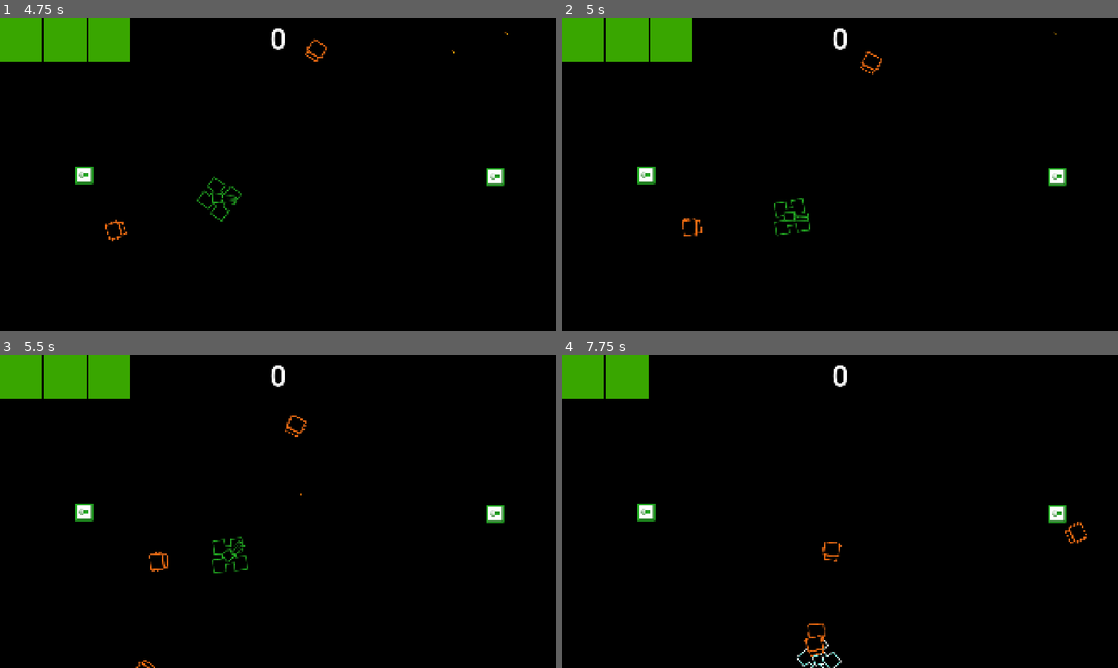
Above: before the commit, frames 1-4 (two rows, left to right).
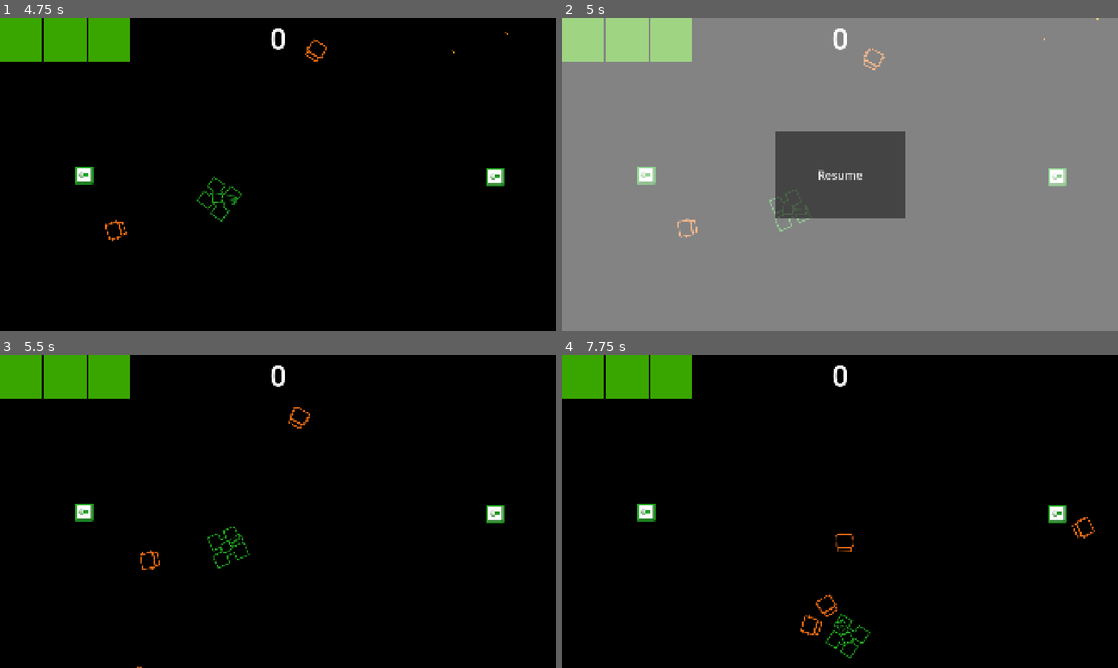
Above: after the commit, the same moments.

Repository: wlotter/godot-vector-tank
Game: Godot game, scene res://main.tscn
The game is run twice, just before and just after one commit, with the same random seed, the same clock (stepped at 60 frames per second) and the same inputs.
Inputs (mouse positions are in pixels of both pictures, inside the frame that each line leads up to):
- Up to frame 1 (4.75 s): click "Start" at 0.5 s; tap Enter at 1.25 s; move the mouse to (400, 158) at 1.27 s; hold W (move forwards) 1.28-2.03 s; hold A (rotate anticlockwise) 1.28-2.03 s; move the mouse to (166, 190) at 2.02 s; hold S (move backwards) 2.03-2.78 s; tap D (rotate clockwise) at 2.1 s; move the mouse to (333, 105) at 2.77 s; press the mouse at (333, 105) at 2.78 s; hold W (move forwards) 2.78-4.28 s; move the mouse to (250, 237) at 3.52 s; release the mouse at (250, 237) at 3.53 s; tap A (rotate anticlockwise) at 3.6 s; move the mouse to (444, 221) at 4.27 s; hold S (move backwards) from 4.28 s (still down); hold D (rotate clockwise) from 4.28 s (still down)
- Up to frame 2 (5 s): keep holding S (move backwards); keep holding D (rotate clockwise); tap Escape (pause game, bound only after the commit) at 4.9 s
- Up to frame 3 (5.5 s): release S (move backwards) at 5 s; release D (rotate clockwise) at 5 s; click (278, 511) at 5 s, where only the run after the commit has a clickable "Resume"
- Up to frame 4 (7.75 s): move the mouse to (673, 464) at 5.77 s; hold S (move backwards) 5.78-7.28 s; click (673, 464) at 5.85 s; move the mouse to (867, 511) at 6.52 s; hold A (rotate anticlockwise) 6.53-7.28 s; move the mouse to (756, 433) at 7.27 s; hold W (move forwards) from 7.28 s (still down); tap D (rotate clockwise) at 7.35 s

Frame 1 is identical in both runs. In frame 2, 100% of the frame differs, in the area x 0-100%, y 0-100%; in frame 3, 0.7%; in frame 4, 2.0%.

Commit message:
add pause menu

Diff:
--- a/battle.gd
+++ b/battle.gd
@@ -13,7 +13,9 @@
 
 # Called every frame. 'delta' is the elapsed time since the previous frame.
 func _process(delta: float) -> void:
-	pass
+	if Input.is_action_just_pressed("pause game"):
+		mount_pause_menu()
+		get_tree().paused = true
 
 
 func _on_enemy_killed(kill_score):
@@ -41,3 +43,8 @@
 func _on_enemy_spawn_rampup_timer_timeout() -> void:
 	# Reduce time between enemy spawns
 	$EnemySpawnPath/EnemySpawnTimer.wait_time *= 0.9
+
+
+func mount_pause_menu() -> void:
+	var pause_menu = load("res://scenes/ui/pause_menu.tscn")
+	add_child(pause_menu.instantiate())
--- a/battle.tscn
+++ b/battle.tscn
@@ -2,7 +2,7 @@
 
 [ext_resource type="Script" uid="uid://b0v6hvmikp60t" path="res://battle.gd" id="1_8lvy3"]
 [ext_resource type="PackedScene" uid="uid://dupeim4n8n1au" path="res://scenes/player/tank.tscn" id="1_n51mc"]
-[ext_resource type="PackedScene" uid="uid://c27cywm3ysmjc" path="res://scenes/enemies/enemy.tscn" id="2_i431l"]
+[ext_resource type="PackedScene" uid="uid://c27cywm3ysmjc" path="res://scenes/enemies/enemy_truck.tscn" id="2_i431l"]
 [ext_resource type="PackedScene" uid="uid://da4ntn2dywxwi" path="res://scenes/player/power_up.tscn" id="4_6t8i5"]
 [ext_resource type="PackedScene" uid="uid://d0wg2j6y5d4x1" path="res://hud.tscn" id="5_ei00m"]
 
--- a/player_bullet.gd
+++ b/player_bullet.gd
@@ -13,7 +13,7 @@
 
 
 # Called every frame. 'delta' is the elapsed time since the previous frame.
-func _process(delta: float) -> void:
+func _physics_process(delta: float) -> void:
 	position += velocity * delta
 
 
--- a/project.godot
+++ b/project.godot
@@ -49,6 +49,11 @@
 "events": [Object(InputEventKey,"resource_local_to_scene":false,"resource_name":"","device":-1,"window_id":0,"alt_press …(192 unchanged characters)…
 ]
 }
+"pause game"={
+"deadzone": 0.2,
+"events": [Object(InputEventKey,"resource_local_to_scene":false,"resource_name":"","device":-1,"window_id":0,"alt_pressed":false,"shift_pressed":false,"ctrl_pressed":false,"meta_pressed":false,"pressed":false,"keycode":0,"physical_keycode":4194305,"key_label":0,"unicode":0,"location":0,"echo":false,"script":null)
+]
+}
 
 [layer_names]
 
--- a/scenes/enemies/enemy_spawner.tscn
+++ b/scenes/enemies/enemy_spawner.tscn
@@ -2,7 +2,7 @@
 
 [ext_resource type="Script" uid="uid://dvun0n32dxd08" path="res://scenes/enemies/enemy_spawner.gd" id="1_lmrsb"]
 [ext_resource type="Texture2D" uid="uid://dfreo4dy43rio" path="res://assets/enemy-spawner.png" id="1_nsgdp"]
-[ext_resource type="PackedScene" uid="uid://c27cywm3ysmjc" path="res://scenes/enemies/enemy.tscn" id="2_pyd4i"]
+[ext_resource type="PackedScene" uid="uid://c27cywm3ysmjc" path="res://scenes/enemies/enemy_truck.tscn" id="2_pyd4i"]
 
 [node name="EnemySpawner" type="Node2D"]
 script = ExtResource("1_lmrsb")
--- a/scenes/enemies/enemy.tscn
+++ b/scenes/enemies/enemy_truck.tscn
@@ -1,7 +1,7 @@
 [gd_scene load_steps=4 format=3 uid="uid://c27cywm3ysmjc"]
 
-[ext_resource type="Script" uid="uid://bm0cywxx5ld7c" path="res://scenes/enemies/enemy.gd" id="1_4gyqm"]
-[ext_resource type="Texture2D" uid="uid://dmxkpd411q3dh" path="res://assets/enemy-truck.png" id="1_7k104"]
+[ext_resource type="Script" uid="uid://bm0cywxx5ld7c" path="res://scenes/enemies/enemy_truck.gd" id="1_11ey1"]
+[ext_resource type="Texture2D" uid="uid://dmxkpd411q3dh" path="res://assets/enemy-truck.png" id="2_2kak0"]
 
 [sub_resource type="RectangleShape2D" id="RectangleShape2D_7k104"]
 size = Vector2(64, 64)
@@ -9,12 +9,12 @@
 [node name="Enemy" type="Area2D" groups=["enemies"]]
 collision_layer = 2
 collision_mask = 4
-script = ExtResource("1_4gyqm")
+script = ExtResource("1_11ey1")
 
 [node name="Sprite2D" type="Sprite2D" parent="."]
 rotation = 1.5708
 scale = Vector2(2, 2)
-texture = ExtResource("1_7k104")
+texture = ExtResource("2_2kak0")
 
 [node name="CollisionShape2D" type="CollisionShape2D" parent="."]
 shape = SubResource("RectangleShape2D_7k104")
--- /dev/null
+++ b/scenes/ui/pause_menu.gd
@@ -0,0 +1,21 @@
+extends Control
+
+
+# Called when the node enters the scene tree for the first time.
+func _ready() -> void:
+	pass # Replace with function body.
+
+
+# Called every frame. 'delta' is the elapsed time since the previous frame.
+func _process(delta: float) -> void:
+	if Input.is_action_just_pressed("pause game"):
+		unpause()
+
+
+func _on_button_button_up() -> void:
+	unpause()
+
+
+func unpause() -> void:
+	get_tree().paused = false
+	queue_free()
--- /dev/null
+++ b/scenes/ui/pause_menu.tscn
@@ -0,0 +1,41 @@
+[gd_scene load_steps=2 format=3 uid="uid://drtsng0l6w80l"]
+
+[ext_resource type="Script" uid="uid://bn5yibi6fi7nv" path="res://scenes/ui/pause_menu.gd" id="1_6tw0m"]
+
+[node name="PauseMenu" type="Control"]
+process_mode = 2
+layout_mode = 3
+anchors_preset = 15
+anchor_right = 1.0
+anchor_bottom = 1.0
+grow_horizontal = 2
+grow_vertical = 2
+script = ExtResource("1_6tw0m")
+
+[node name="CanvasLayer" type="CanvasLayer" parent="."]
+
+[node name="ColorRect" type="ColorRect" parent="CanvasLayer"]
+anchors_preset = 15
+anchor_right = 1.0
+anchor_bottom = 1.0
+grow_horizontal = 2
+grow_vertical = 2
+color = Color(1, 1, 1, 0.513726)
+
+[node name="Button" type="Button" parent="CanvasLayer"]
+custom_minimum_size = Vector2(450, 300)
+anchors_preset = 8
+anchor_left = 0.5
+anchor_top = 0.5
+anchor_right = 0.5
+anchor_bottom = 0.5
+offset_left = -225.0
+offset_top = -150.0
+offset_right = 225.0
+offset_bottom = 150.0
+grow_horizontal = 2
+grow_vertical = 2
+theme_override_font_sizes/font_size = 40
+text = "Resume"
+
+[connection signal="button_up" from="CanvasLayer/Button" to="." method="_on_button_button_up"]
Binary file added: assets/enemies/enemy-tank.aseprite
Renamed: scenes/enemies/enemy.gd -> scenes/enemies/enemy_truck.gd
Renamed: scenes/enemies/enemy.gd.uid -> scenes/enemies/enemy_truck.gd.uid
Not shown, added: scenes/ui/pause_menu.gd.uid
